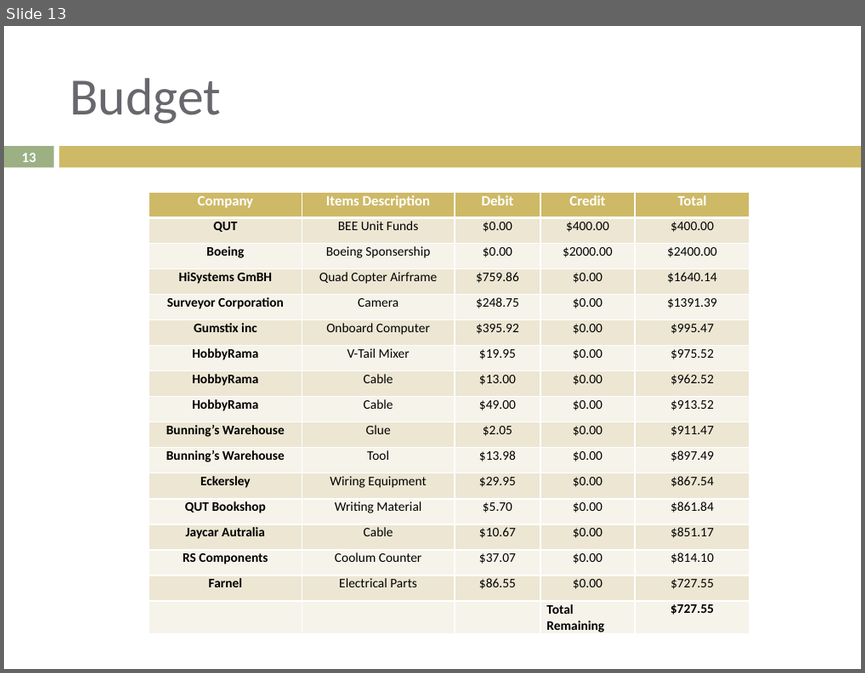
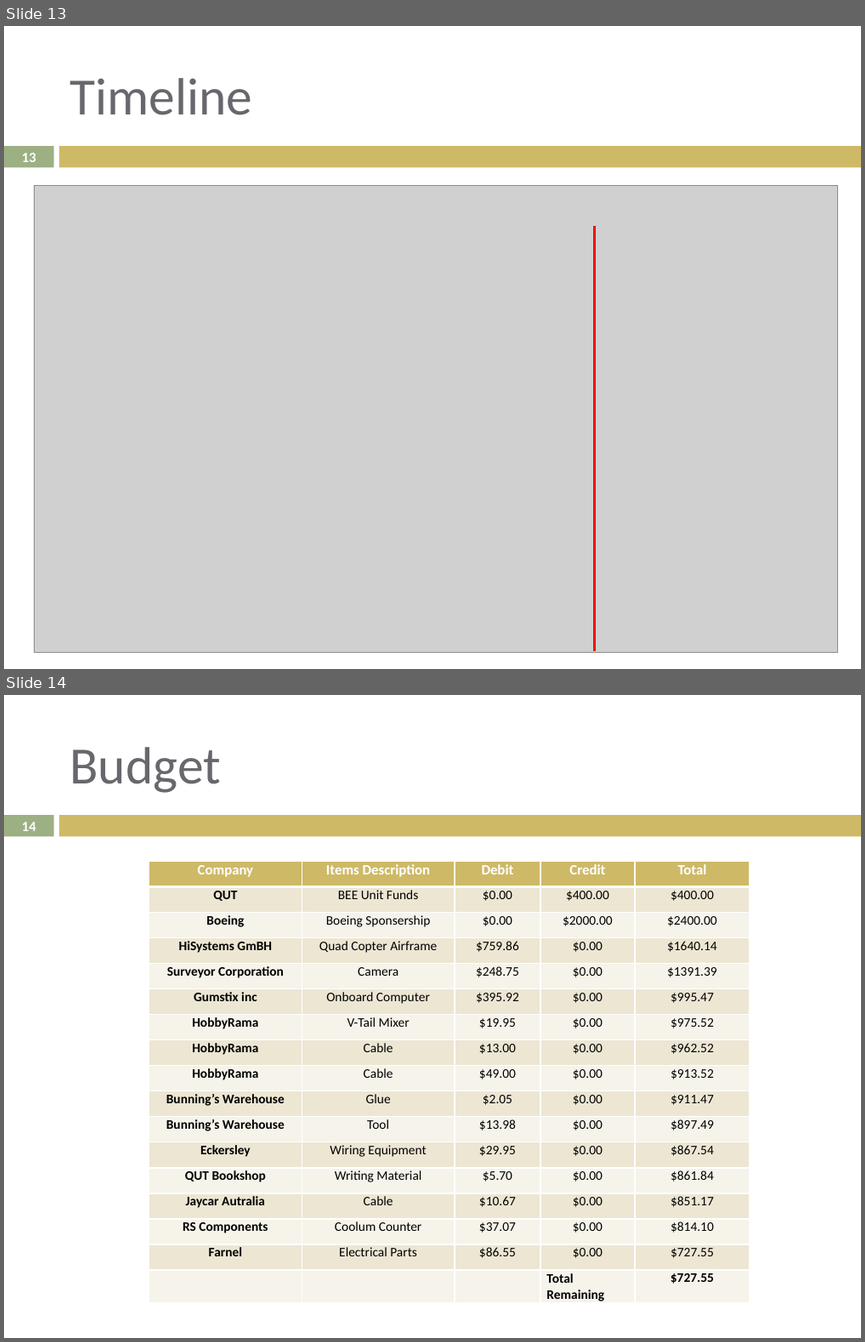
Before and after one commit to lijian8/ahns10, a slide deck: docproject/official_ahns/presentations/Hamilton_semester1.pptx. Shown one above the other, each under a label of ours: slide 13 before the commit, slides 13 and 14 after it. The pictures are 865x673 and 865x1342 pixels, drawn with LibreOffice and Linux fonts; fonts in the diff are those of the drawing; grey boxes stand for pictures. Boxes give left, top, right and bottom in pixels: in the first picture for what was removed or moved away, otherwise in the second. Text is boxed around its words. In the diff, an @@ line names an element or a change of style, - is before the commit and + after.

```diff
--- a/docproject/official_ahns/presentations/Hamilton_semester1.pptx
+++ b/docproject/official_ahns/presentations/Hamilton_semester1.pptx
@@ slide 13 added at [4, 26, 861, 669], background #FFFFFF; not listed: 2 template elements that a slide beside it also shows @@
@@ title added at [69, 78, 252, 115], 44 pt, text #69676D @@
+Timeline
@@ page number added at [22, 153, 36, 162], 11.9 pt, text #FFFFFF, bold @@
+13
@@ picture added at [34, 185, 837, 652] @@
@@ line added from (595, 226) to (595, 651), #FF0000 2.5 pt @@
@@ what was slide 13 is now slide 14 @@
@@ page number at [22, 822, 36, 831]: text changed @@
-13
+14
```
Also in this commit, not shown: 1 slide changed, 1 other slide added, 1 slide removed.
